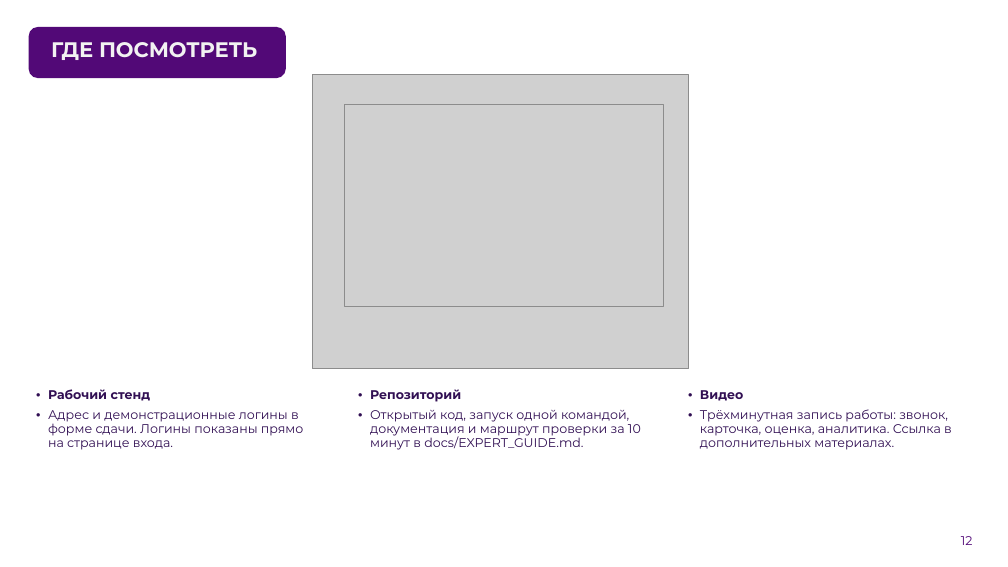
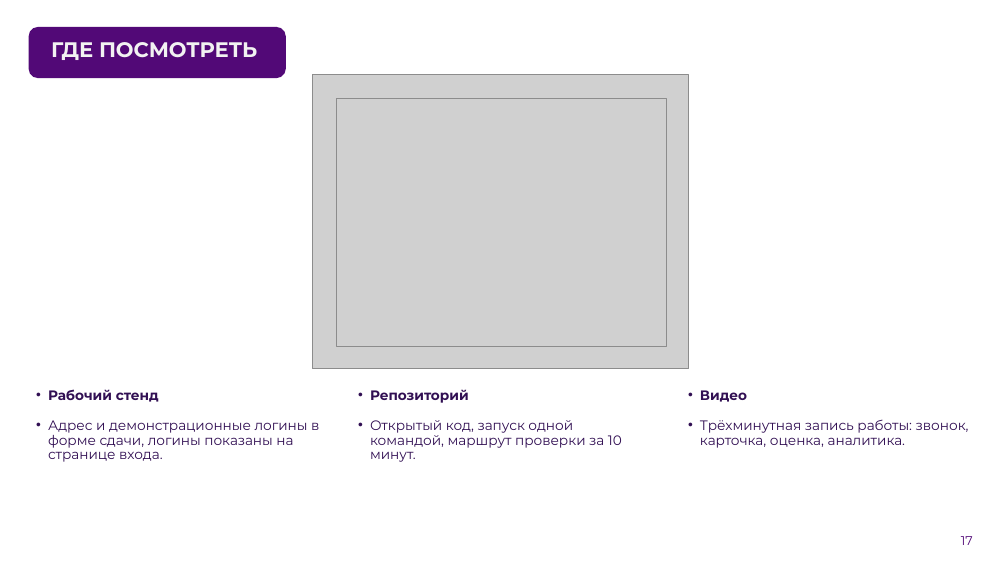
Before and after one commit to Vadik145-beep/lct-112-simulator, a slide deck: slide 17 of docs/presentation/ЛЦТ2026_Ультратех_задача9.pptx (slide 12 before the commit). Drawn at 1008x567 pixels with LibreOffice and Linux fonts; fonts in the diff are those of the drawing; grey boxes stand for pictures; background and template pictures are left out. Boxes give left, top, right and bottom in pixels: in the first picture for what was removed or moved away, otherwise in the second. Text is boxed around its words. In the diff, an @@ line names an element or a change of style, - is before the commit and + after.

```diff
--- a/docs/presentation/ЛЦТ2026_Ультратех_задача9.pptx
+++ b/docs/presentation/ЛЦТ2026_Ультратех_задача9.pptx
@@ picture: place and size @@
-picture at [344,104,664,306]
+picture at [337,98,666,346]
@@ text at [48,389,159,402]: size 12 to 13 pt in "Рабочий стенд"; more space between paragraphs @@
@@ text at [370,389,469,403]: size 12 to 13 pt in "Репозиторий"; more space between paragraphs @@
@@ text at [700,419,969,448]: text changed; size 12 to 13 pt @@
-• Трёхминутная запись работы: звонок, карточка, оценка, аналитика. Ссылка в дополнительных материалах.
+• Трёхминутная запись работы: звонок, карточка, оценка, аналитика.
@@ text at [700,390,747,402]: size 12 to 13 pt in "Видео"; more space between paragraphs @@
@@ text at [48,420,319,462]: text changed; size 12 to 13 pt @@
-• Адрес и демонстрационные логины в форме сдачи. Логины показаны прямо на странице входа.
+• Адрес и демонстрационные логины в форме сдачи, логины показаны на странице входа.
@@ text at [370,420,622,462]: text changed; size 12 to 13 pt @@
-• Открытый код, запуск одной командой, документация и маршрут проверки за 10 минут в docs/EXPERT_GUIDE.md.
+• Открытый код, запуск одной командой, маршрут проверки за 10 минут.
@@ page number at [961,536,973,545]: text changed @@
-12
+17
```
Also in this commit, not shown: 11 other slides changed, 5 slides added, 1 other file.
